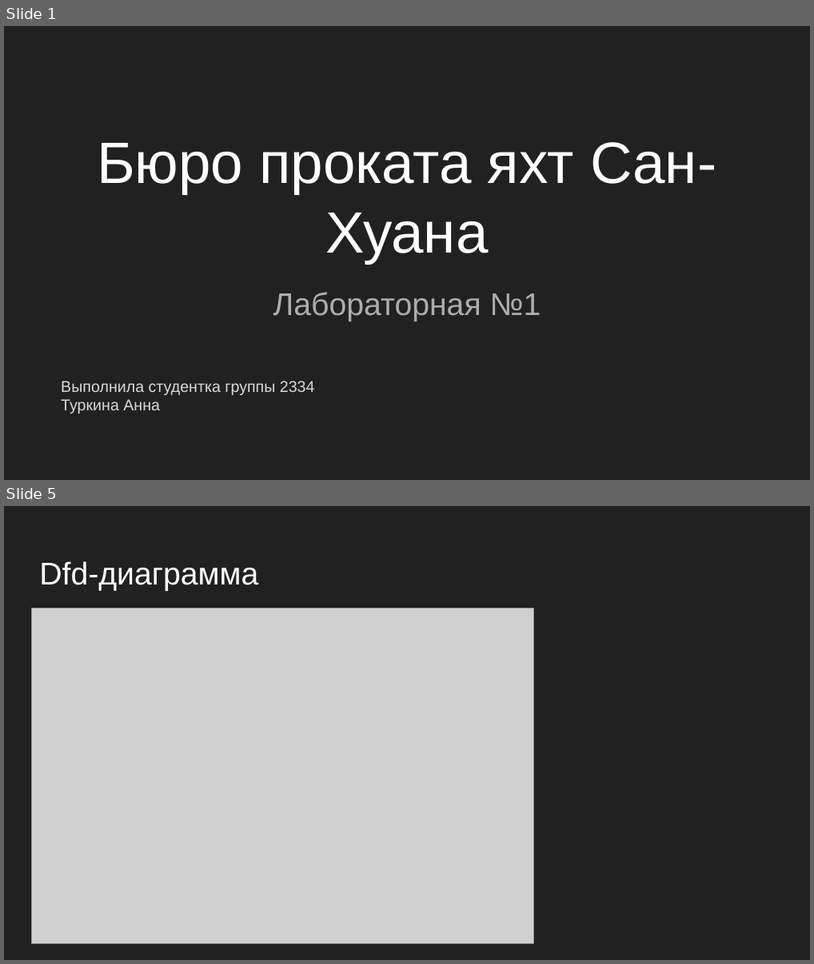
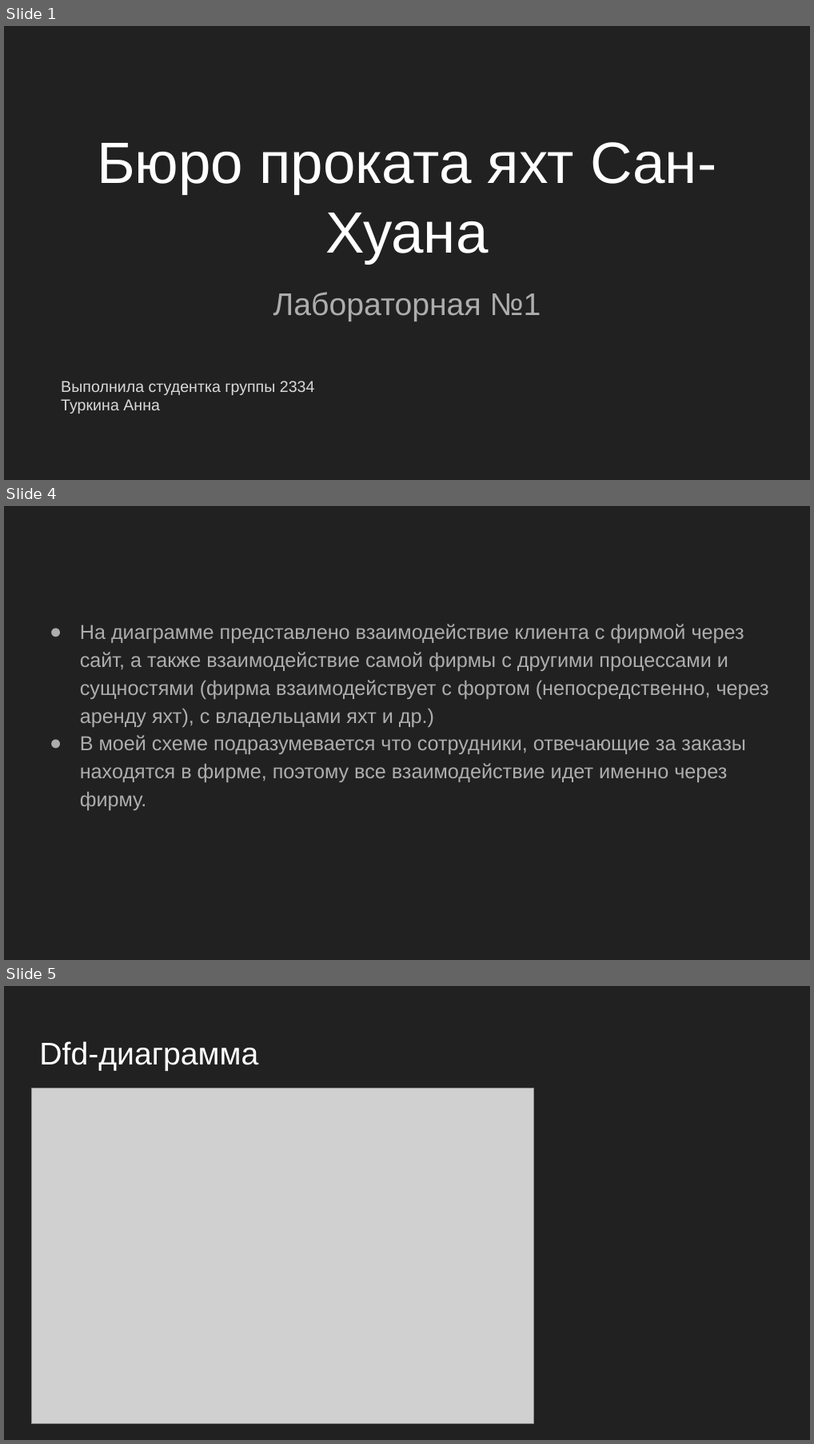
Before and after one commit to TonikX/ITMO_FSPO_DataBases_2020-2021, a slide deck: students/y2334/Turkina Anna/Бюро проката яхт.pptx. Shown one above the other, each under a label of ours: slides 1 and 5 before the commit, slides 1, 4 and 5 after it; the slides between them are not shown. The pictures are 814x964 and 814x1444 pixels, drawn with LibreOffice and Linux fonts; fonts in the diff are those of the drawing; grey boxes stand for pictures. Boxes give left, top, right and bottom in pixels: in the first picture for what was removed or moved away, otherwise in the second. Text is boxed around its words. In the diff, an @@ line names an element or a change of style, - is before the commit and + after.

```diff
--- a/students/y2334/Turkina Anna/Бюро проката яхт.pptx
+++ b/students/y2334/Turkina Anna/Бюро проката яхт.pptx
@@ slide 4 added at bbox=[4, 506, 810, 960], background #212121 @@
@@ text added at bbox=[80, 624, 770, 810], 18 pt, text #ADADAD @@
+● На диаграмме представлено взаимодействие клиента с фирмой через сайт, а также взаимодействие самой фирмы с другими процессами и сущностями (фирма взаимодействует с фортом (непосредственно, через аренду яхт), с владельцами яхт и др.)
+● В моей схеме подразумевается что сотрудники, отвечающие за заказы находятся в фирме, поэтому все взаимодействие идет именно через фирму.
```
Also in this commit, not shown: 1 slide changed, 1 other slide added, 2 slides removed.
